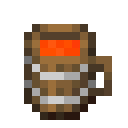
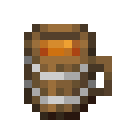
Revision of a layered w=128, h=128 image; what changed, layer by layer:
added layer "Liquid" above "Liquid old" over box(40, 40, 80, 56)
